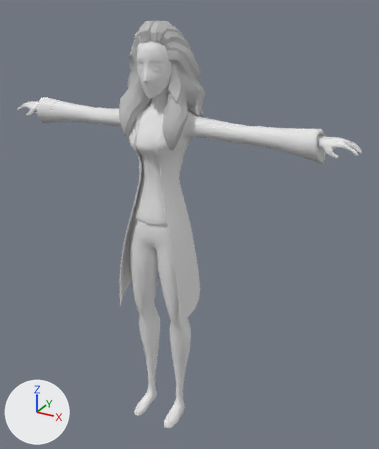
What one commit did to the FBX model Team1_GraduationGame/Assets/3D/Models/Characters/Mother/Mother2.fbx.
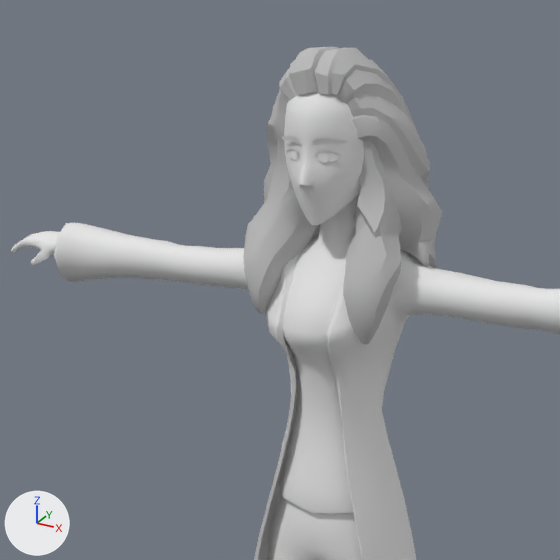
There are two pictures of each version: one whole from a 50 mm lens placed at (1.133, -1.805, 1.949), pointed at (0.098, 0.078, 1.007), one close up on the part from 3% to 68% of the width and 0% to 54% of the height. Arrows for +X, +Y and +Z are at lower left; the lights stay in place. Where no turn or scale is listed for an object, it has been applied to the vertices.

Script lines for the objects in view, before the commit:
```python
me_mesh = bpy.data.meshes.new('Mesh')
me_mesh.from_pydata(...)  # 638 vertices, 610 faces; spans x -0.676..0.676, y -0.122..0.142, z 0.61..1.553
me_mesh.materials.append(mat_mother_mat)  # white #e7e7e7
me_mesh_001 = bpy.data.meshes.new('Mesh.001')
me_mesh_001.from_pydata(...)  # 1785 vertices, 1640 faces; spans x -0.8..0.8, y -0.14..0.09, z 0.0..1.82
me_mesh_001.materials.append(mat_mother_mat)  # white #e7e7e7
me_mesh_002 = bpy.data.meshes.new('Mesh.002')
me_mesh_002.from_pydata(...)  # 729 vertices, 691 faces; spans x -0.18..0.179, y -0.111..0.174, z 1.385..1.855
me_mesh_002.materials.append(mat_mask_mat)  # grey #bcbcbc
ob_body = bpy.data.objects.new('Body', me_mesh_001)
ob_body.location = (0.0, 0.0, 0.0)
ob_coat = bpy.data.objects.new('Coat', me_mesh)
ob_coat.location = (0.0, 0.0, 0.0)
ob_wolfhair = bpy.data.objects.new('WolfHair', me_mesh_002)
ob_wolfhair.location = (0.0, 0.0, 0.0)
```
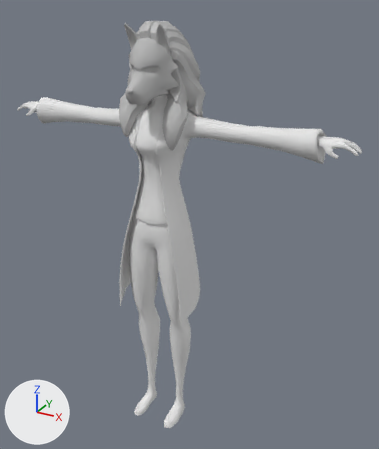
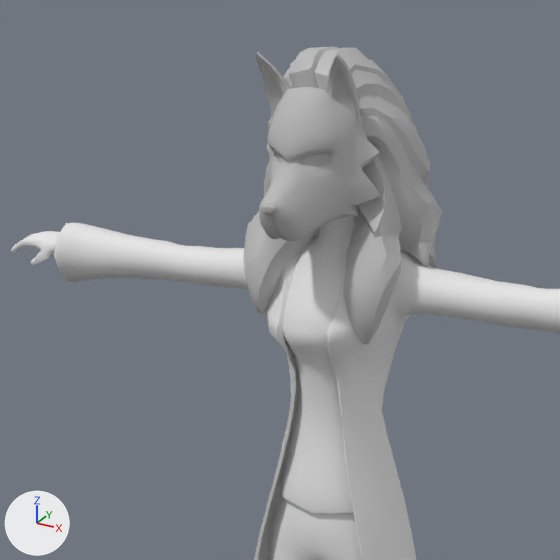
Edits to the scene script, one JSON object a line:
```json
{"op": "add", "block": "me_mesh_1", "code": ["me_mesh_1 = bpy.data.meshes.new('Mesh')", "me_mesh_1.from_pydata(...)  # 709 vertices, 680 faces; spans x -0.115..0.115, y -0.205..-0.019, z 1.567..1.852", "me_mesh_1.materials.append(mat_mask_mat)  # grey #bcbcbc"]}
{"op": "add", "block": "ob_wolfmask01", "code": ["ob_wolfmask01 = bpy.data.objects.new('WolfMask01', me_mesh_1)", "ob_wolfmask01.location = (0.0, 0.0, 0.0)"]}
```

Where the change shows, as pixel boxes (x1, y1, x2, y2) in the close-ups (560 x 560 px):
```json
{"object": "WolfMask01", "change": "added", "after": [256, 52, 381, 241]}
```
